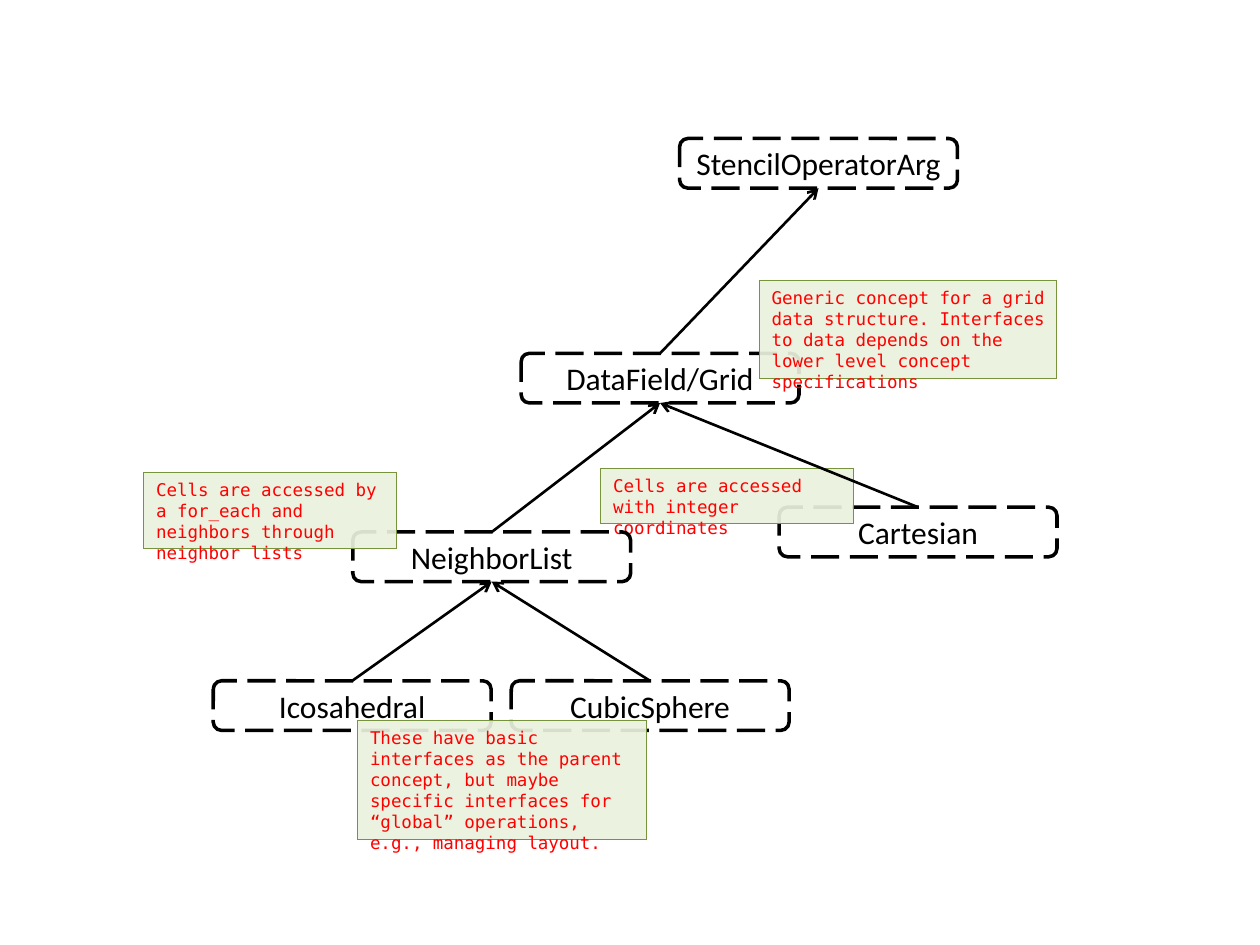
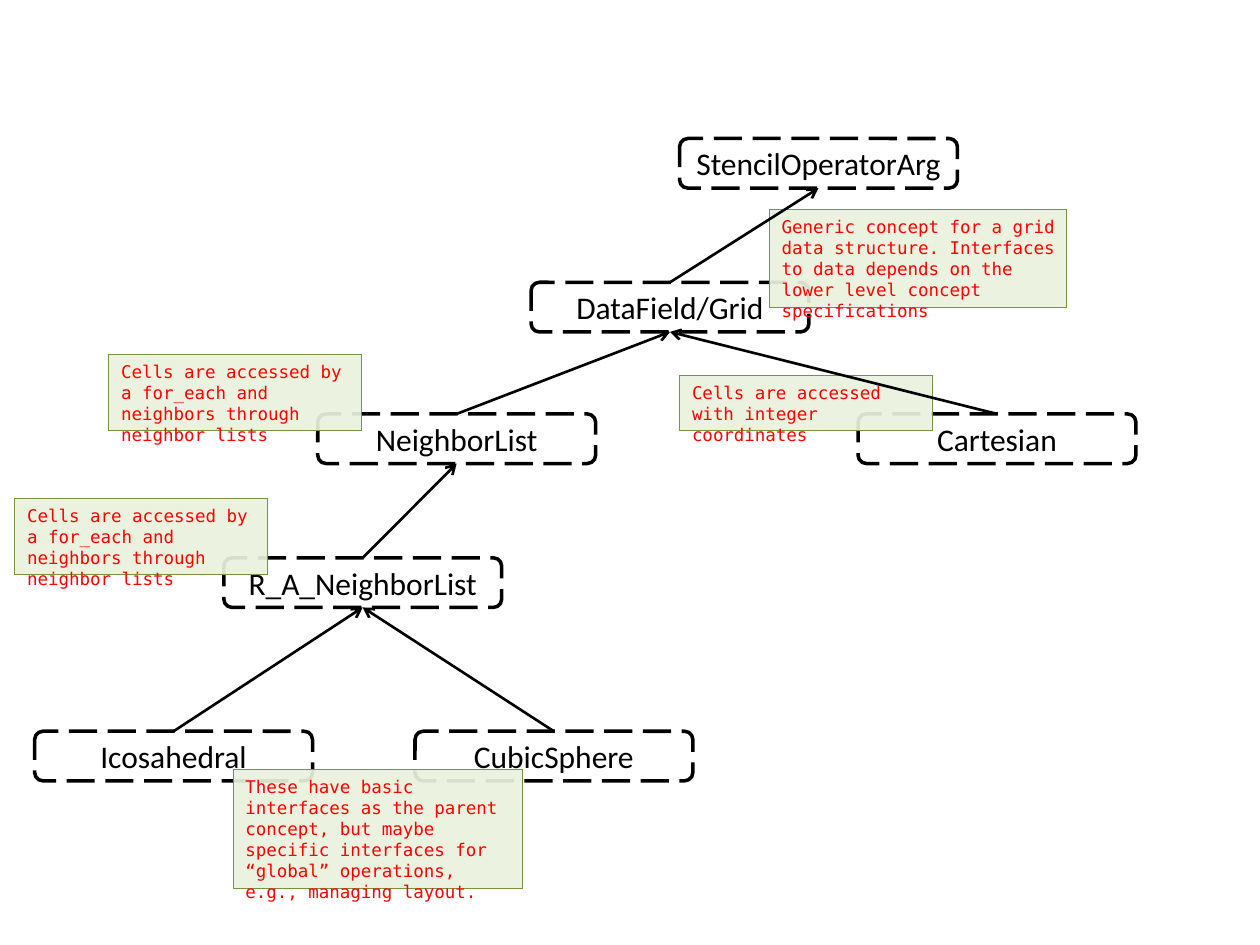
Before and after one commit to GridTools/gridtools, a slide deck: slide 3 of docs/diagrams/gridtoolsconcepts.pptx (slide 2 before the commit). Drawn at 1260x945 pixels with LibreOffice and Linux fonts; fonts in the diff are those of the drawing. Boxes give left, top, right and bottom in pixels: in the first picture for what was removed or moved away, otherwise in the second. Text is boxed around its words. In the diff, an @@ line names an element or a change of style, - is before the commit and + after.

```diff
--- a/docs/diagrams/gridtoolsconcepts.pptx
+++ b/docs/diagrams/gridtoolsconcepts.pptx
@@ arrow moved from (660, 353) - (819, 188) to (670, 282) - (819, 188) @@
@@ rectangle "Generic concept for a grid ...": place and size @@
-rectangle "Generic concept for a grid ..." at bbox=[760, 281, 1057, 378]
+rectangle "Generic concept for a grid ..." at bbox=[770, 209, 1067, 306]
@@ rounded rectangle "DataField/Grid": place and size @@
-rounded rectangle "DataField/Grid" at bbox=[522, 353, 799, 402]
+rounded rectangle "DataField/Grid" at bbox=[532, 282, 809, 331]
@@ rectangle "Cells are accessed by a ...": place and size @@
-rectangle "Cells are accessed by a ..." at bbox=[144, 472, 397, 549]
+rectangle "Cells are accessed by a ..." at bbox=[108, 354, 362, 431]
@@ arrow moved from (491, 532) - (660, 403) to (456, 415) - (670, 331) @@
@@ arrow moved from (919, 508) - (660, 403) to (997, 415) - (670, 331) @@
@@ rectangle "Cells are accessed with integer ...": place and size @@
-rectangle "Cells are accessed with integer ..." at bbox=[601, 469, 854, 524]
+rectangle "Cells are accessed with integer ..." at bbox=[679, 375, 932, 431]
@@ rounded rectangle "NeighborList": place and size @@
-rounded rectangle "NeighborList" at bbox=[353, 532, 630, 581]
+rounded rectangle "NeighborList" at bbox=[318, 415, 595, 464]
@@ rounded rectangle "Cartesian": place and size @@
-rounded rectangle "Cartesian" at bbox=[779, 508, 1056, 557]
+rounded rectangle "Cartesian" at bbox=[858, 415, 1135, 464]
@@ arrow added from (363, 558) to (456, 464), #000000 1.5 pt @@
@@ rectangle added at bbox=[15, 498, 268, 575], fill #EBF1DE at 92% opacity, outline #77933C 0.75 pt, 10 pt, text #FF0000 @@
+Cells are accessed by a for_each and neighbors through neighbor lists
@@ rounded rectangle added at bbox=[224, 558, 501, 607], outline #000000 2 pt dashed, 18 pt, text #000000 @@
+R_A_NeighborList
@@ arrow moved from (353, 680) - (491, 582) to (174, 731) - (363, 607) @@
@@ arrow moved from (650, 680) - (491, 582) to (554, 731) - (363, 607) @@
@@ rounded rectangle "Icosahedral": place and size @@
-rounded rectangle "Icosahedral" at bbox=[213, 680, 490, 730]
+rounded rectangle "Icosahedral" at bbox=[35, 731, 312, 780]
@@ rounded rectangle "CubicSphere": place and size @@
-rounded rectangle "CubicSphere" at bbox=[512, 680, 789, 730]
+rounded rectangle "CubicSphere" at bbox=[415, 731, 692, 780]
@@ rectangle "These have basic interfaces as ...": place and size @@
-rectangle "These have basic interfaces as ..." at bbox=[358, 721, 646, 839]
+rectangle "These have basic interfaces as ..." at bbox=[233, 770, 522, 888]
```
Also in this commit, not shown: 1 other slide changed, 2 other files.
